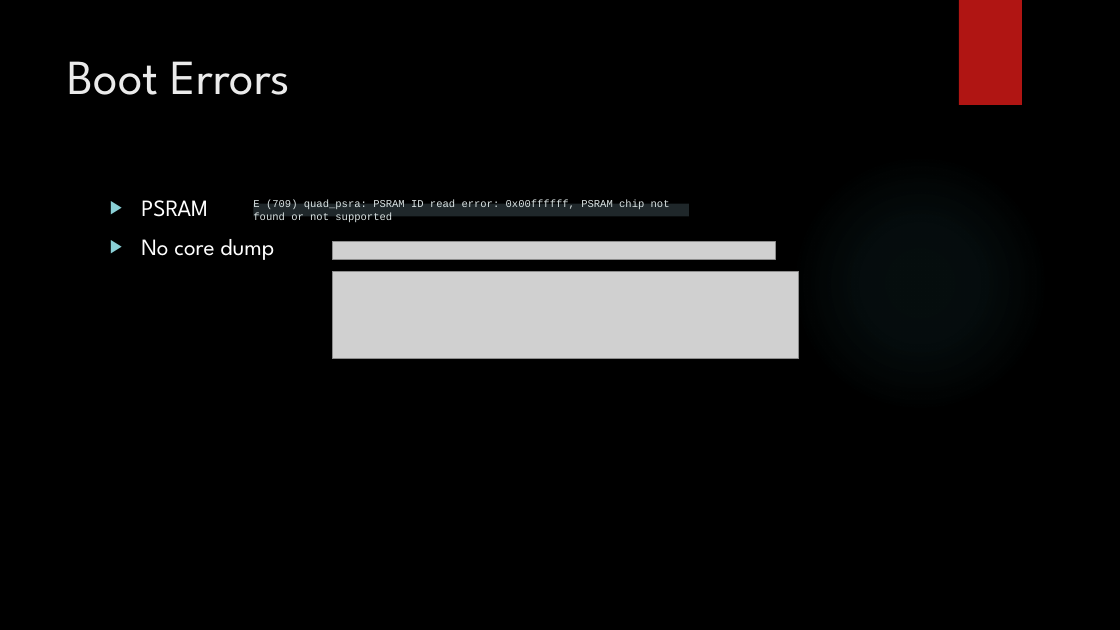
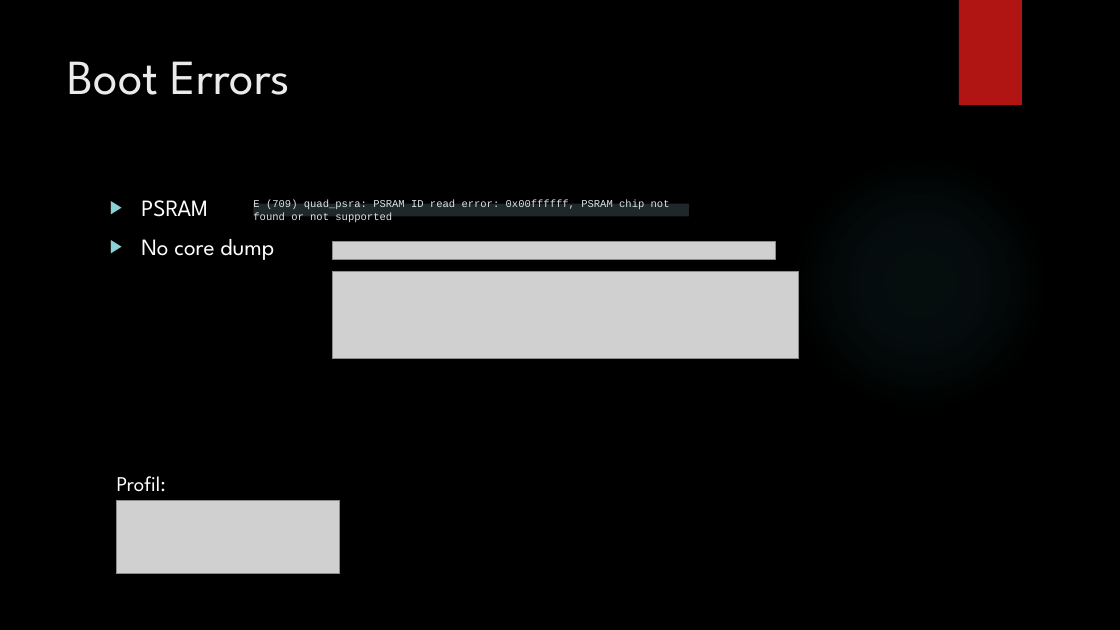
Before and after one commit to FrithiofJensen/KiCad2025, a slide deck: slide 19 of Kicad 2025.pptx. Drawn at 1120x630 pixels with LibreOffice and Linux fonts; fonts in the diff are those of the drawing; grey boxes stand for pictures; background and template pictures are left out. Boxes give left, top, right and bottom in pixels: in the first picture for what was removed or moved away, otherwise in the second. Text is boxed around its words. In the diff, an @@ line names an element or a change of style, - is before the commit and + after.

```diff
--- a/Kicad 2025.pptx
+++ b/Kicad 2025.pptx
@@ text added at <box>117,476,166,492</box>, 18 pt, text #FFFFFF @@
+Profil:
@@ picture added at <box>116,501,339,575</box> @@
```
Also in this commit, not shown: 3 other slides changed, 3 slides added, 3 other files.
